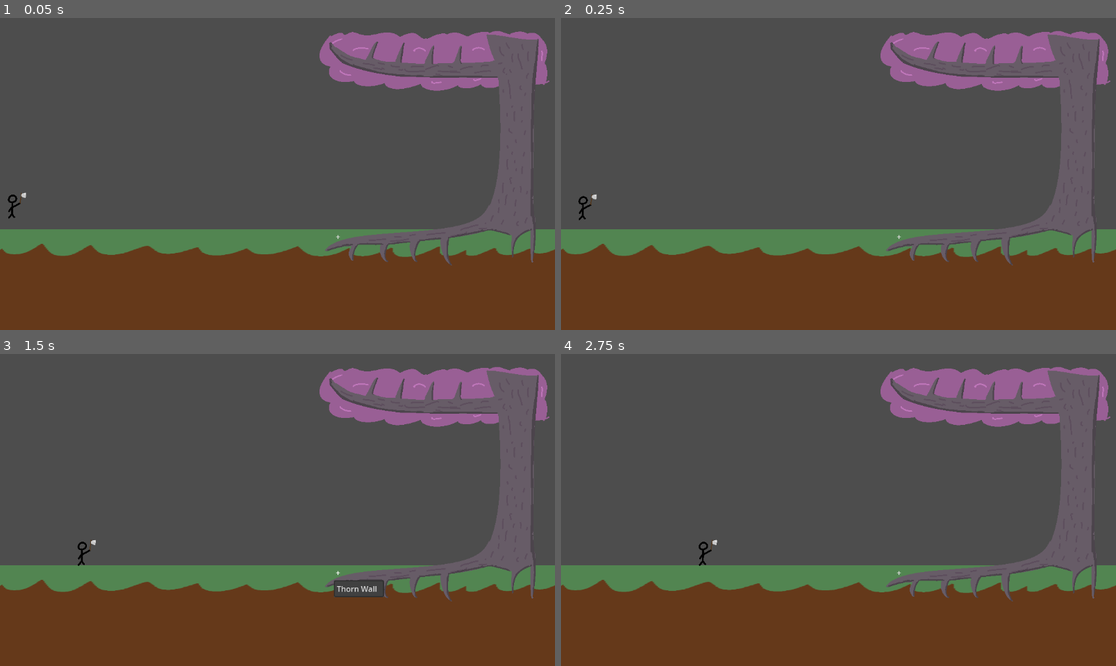
Above: before the commit, frames 1-4 (two rows, left to right).
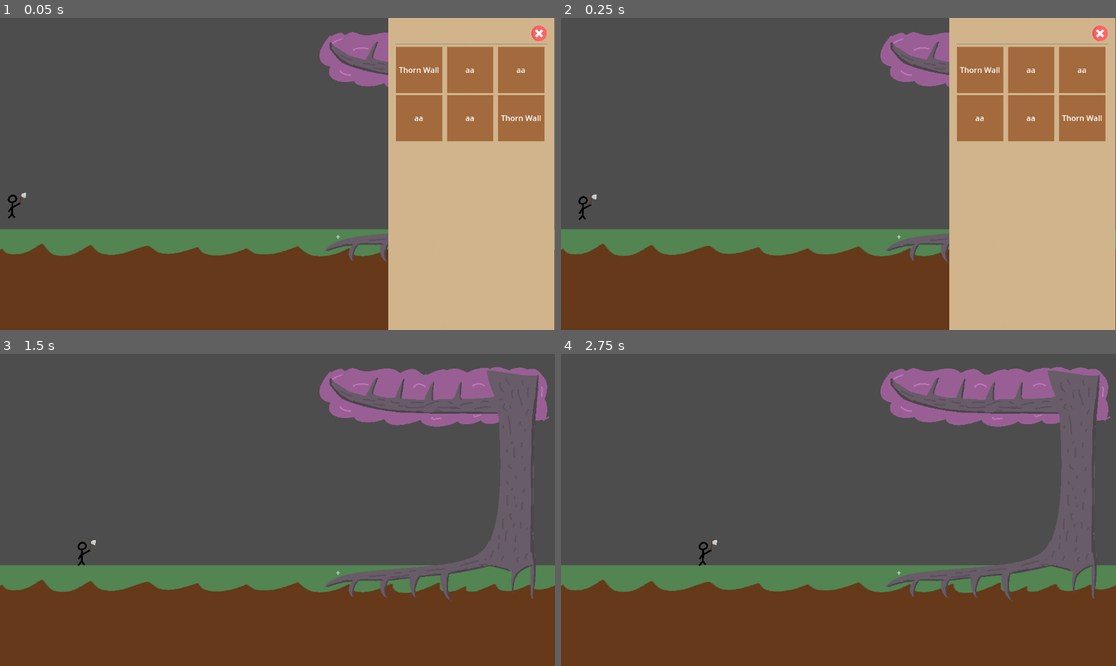
Above: after the commit, the same moments.

Repository: theghastlytuna/Broot_Force
Game: Godot game, scene res://Scenes/Overworld.tscn
Same seed, same stepped clock (60 frames per second), same inputs: the game is played once before the commit and once after it. This scene is started directly instead of the project's main scene. The engine's default icon, where the game draws it, is replaced by a stand-in: a white triangle on a blue panel in a dark square.
Inputs (mouse positions are in pixels of both pictures, inside the frame that each line leads up to):
- Up to frame 1 (0.05 s): no input
- Up to frame 2 (0.25 s): no input
- Up to frame 3 (1.5 s): click (538, 369) at 0.52 s; click "+" at 1.25 s
- Up to frame 4 (2.75 s): move the mouse to (960, 494) at 2.02 s; hold Right (ui_right) from 2.03 s (still down); click (960, 494) at 2.17 s

The runs differ from the first frame. In frame 1, 30% of the frame differs, in the area x 69-100%, y 0-100%; in frame 2, 30%; in frame 3, 0.5%; in frame 4, nothing differs.

Commit message:
Basic Tower UI

Diff:
--- /dev/null
+++ b/Menus/TowerPlacementMenu.gd
@@ -0,0 +1,26 @@
+extends Control
+
+@export var menu_size = 0.3
+@export var lerp_speed = 0.2
+
+var _open_menu = true
+var _left_anchor = Vector2(1-menu_size,1) #0.7 anchor, right to left
+var _right_anchor = Vector2(1+menu_size,1)
+var _target_anchor = _left_anchor #open menu anchor
+
+func _ready():
+	pass
+
+func _process(delta):
+	anchor_left = lerp(anchor_left, _target_anchor.x, lerp_speed)
+	anchor_right = lerp(anchor_right, _target_anchor.y, lerp_speed)
+	print(_target_anchor)
+	pass
+
+func _on_texture_button_pressed():
+	if !_open_menu:
+		_target_anchor = _left_anchor
+	else:
+		_target_anchor = _right_anchor
+	_open_menu = !_open_menu
+	pass # Replace with function body.
--- /dev/null
+++ b/Menus/TowerPlacementMenu.tscn
@@ -0,0 +1,168 @@
+[gd_scene load_steps=5 format=3 uid="uid://rwpvibko6u3y"]
+
+[ext_resource type="Script" path="res://Menus/TowerPlacementMenu.gd" id="1_0piyh"]
+[ext_resource type="Texture2D" uid="uid://du3ypt3m6quyy" path="res://Art Assets/Textures/LightBrown.png" id="1_oipyq"]
+[ext_resource type="Texture2D" uid="uid://fi2rpaj6nplo" path="res://Art Assets/Textures/DarkBrown.png" id="2_547bd"]
+[ext_resource type="Texture2D" uid="uid://bn61fvr3hbar7" path="res://Art Assets/Textures/cancel.png" id="3_1s5us"]
+
+[node name="TowerPlacementMenu" type="Control"]
+layout_mode = 3
+anchor_left = 0.7
+anchor_right = 1.0
+anchor_bottom = 1.0
+grow_horizontal = 0
+grow_vertical = 2
+size_flags_horizontal = 8
+script = ExtResource("1_0piyh")
+
+[node name="NinePatchRect" type="NinePatchRect" parent="."]
+layout_mode = 2
+offset_right = 345.0
+offset_bottom = 648.0
+size_flags_vertical = 3
+texture = ExtResource("1_oipyq")
+
+[node name="VBoxContainer" type="VBoxContainer" parent="NinePatchRect"]
+layout_mode = 1
+anchors_preset = 15
+anchor_right = 1.0
+anchor_bottom = 1.0
+grow_horizontal = 2
+grow_vertical = 2
+
+[node name="MarginContainer" type="MarginContainer" parent="NinePatchRect/VBoxContainer"]
+layout_mode = 2
+theme_override_constants/margin_left = 16
+theme_override_constants/margin_top = 16
+theme_override_constants/margin_right = 16
+theme_override_constants/margin_bottom = 16
+
+[node name="NinePatchRect" type="NinePatchRect" parent="NinePatchRect/VBoxContainer/MarginContainer"]
+layout_mode = 2
+
+[node name="VBoxContainer" type="VBoxContainer" parent="NinePatchRect/VBoxContainer/MarginContainer/NinePatchRect"]
+layout_mode = 2
+offset_right = 313.0
+offset_bottom = 616.0
+
+[node name="TextureButton" type="TextureButton" parent="NinePatchRect/VBoxContainer/MarginContainer/NinePatchRect/VBoxContainer"]
+custom_minimum_size = Vector2(32, 32)
+layout_mode = 2
+size_flags_horizontal = 8
+texture_normal = ExtResource("3_1s5us")
+texture_pressed = ExtResource("3_1s5us")
+texture_hover = ExtResource("3_1s5us")
+ignore_texture_size = true
+stretch_mode = 4
+
+[node name="HSeparator" type="HSeparator" parent="NinePatchRect/VBoxContainer/MarginContainer/NinePatchRect/VBoxContainer"]
+layout_mode = 2
+
+[node name="Control" type="GridContainer" parent="NinePatchRect/VBoxContainer/MarginContainer/NinePatchRect/VBoxContainer"]
+layout_mode = 2
+size_flags_vertical = 3
+theme_override_constants/h_separation = 10
+columns = 3
+
+[node name="TextureRect" type="TextureRect" parent="NinePatchRect/VBoxContainer/MarginContainer/NinePatchRect/VBoxContainer/Control"]
+custom_minimum_size = Vector2(96, 96)
+layout_mode = 2
+texture = ExtResource("2_547bd")
+
+[node name="Label" type="Label" parent="NinePatchRect/VBoxContainer/MarginContainer/NinePatchRect/VBoxContainer/Control/TextureRect"]
+layout_mode = 1
+anchors_preset = 15
+anchor_right = 1.0
+anchor_bottom = 1.0
+grow_horizontal = 2
+grow_vertical = 2
+text = "THORN_WALL"
+horizontal_alignment = 1
+vertical_alignment = 1
+autowrap_mode = 1
+
+[node name="TextureRect2" type="TextureRect" parent="NinePatchRect/VBoxContainer/MarginContainer/NinePatchRect/VBoxContainer/Control"]
+custom_minimum_size = Vector2(96, 96)
+layout_mode = 2
+texture = ExtResource("2_547bd")
+
+[node name="Label" type="Label" parent="NinePatchRect/VBoxContainer/MarginContainer/NinePatchRect/VBoxContainer/Control/TextureRect2"]
+layout_mode = 1
+anchors_preset = 15
+anchor_right = 1.0
+anchor_bottom = 1.0
+grow_horizontal = 2
+grow_vertical = 2
+text = "aa"
+horizontal_alignment = 1
+vertical_alignment = 1
+
+[node name="TextureRect3" type="TextureRect" parent="NinePatchRect/VBoxContainer/MarginContainer/NinePatchRect/VBoxContainer/Control"]
+custom_minimum_size = Vector2(96, 96)
+layout_mode = 2
+texture = ExtResource("2_547bd")
+
+[node name="Label" type="Label" parent="NinePatchRect/VBoxContainer/MarginContainer/NinePatchRect/VBoxContainer/Control/TextureRect3"]
+layout_mode = 1
+anchors_preset = 15
+anchor_right = 1.0
+anchor_bottom = 1.0
+grow_horizontal = 2
+grow_vertical = 2
+text = "aa"
+horizontal_alignment = 1
+vertical_alignment = 1
+
+[node name="TextureRect4" type="TextureRect" parent="NinePatchRect/VBoxContainer/MarginContainer/NinePatchRect/VBoxContainer/Control"]
+custom_minimum_size = Vector2(96, 96)
+layout_mode = 2
+texture = ExtResource("2_547bd")
+
+[node name="Label" type="Label" parent="NinePatchRect/VBoxContainer/MarginContainer/NinePatchRect/VBoxContainer/Control/TextureRect4"]
+layout_mode = 1
+anchors_preset = 15
+anchor_right = 1.0
+anchor_bottom = 1.0
+grow_horizontal = 2
+grow_vertical = 2
+text = "aa"
+horizontal_alignment = 1
+vertical_alignment = 1
+
+[node name="TextureRect5" type="TextureRect" parent="NinePatchRect/VBoxContainer/MarginContainer/NinePatchRect/VBoxContainer/Control"]
+custom_minimum_size = Vector2(96, 96)
+layout_mode = 2
+texture = ExtResource("2_547bd")
+
+[node name="Label" type="Label" parent="NinePatchRect/VBoxContainer/MarginContainer/NinePatchRect/VBoxContainer/Control/TextureRect5"]
+layout_mode = 1
+anchors_preset = 15
+anchor_right = 1.0
+anchor_bottom = 1.0
+grow_horizontal = 2
+grow_vertical = 2
+text = "aa"
+horizontal_alignment = 1
+vertical_alignment = 1
+
+[node name="TextureButton" type="TextureButton" parent="NinePatchRect/VBoxContainer/MarginContainer/NinePatchRect/VBoxContainer/Control"]
+custom_minimum_size = Vector2(96, 96)
+layout_mode = 2
+texture_normal = ExtResource("2_547bd")
+texture_pressed = ExtResource("2_547bd")
+texture_hover = ExtResource("2_547bd")
+stretch_mode = 0
+
+[node name="Label" type="Label" parent="NinePatchRect/VBoxContainer/MarginContainer/NinePatchRect/VBoxContainer/Control/TextureButton"]
+layout_mode = 1
+anchors_preset = 15
+anchor_right = 1.0
+anchor_bottom = 1.0
+grow_horizontal = 2
+grow_vertical = 2
+text = "THORN_WALL"
+horizontal_alignment = 1
+vertical_alignment = 1
+autowrap_mode = 1
+
+[connection signal="pressed" from="NinePatchRect/VBoxContainer/MarginContainer/NinePatchRect/VBoxContainer/TextureButton" to="." method="_on_texture_button_pressed"]
--- a/Scenes/Overworld.tscn
+++ b/Scenes/Overworld.tscn
@@ -1,7 +1,8 @@
-[gd_scene load_steps=21 format=3 uid="uid://dq4jcfh8ylt5e"]
+[gd_scene load_steps=22 format=3 uid="uid://dq4jcfh8ylt5e"]
 
 [ext_resource type="Texture2D" uid="uid://73qddd2nftm7" path="res://Art Assets/Textures/Temporary/ground.png" id="1_0ador"]
 [ext_resource type="Texture2D" uid="uid://6mm3q3gblhrr" path="res://icon.svg" id="1_ax81e"]
+[ext_resource type="PackedScene" uid="uid://rwpvibko6u3y" path="res://Menus/TowerPlacementMenu.tscn" id="1_prufx"]
 [ext_resource type="Texture2D" uid="uid://fxxowst01k33" path="res://Art Assets/Textures/Temporary/tree.png" id="2_1btjc"]
 [ext_resource type="Script" path="res://Scenes/TestPlayerUnit.gd" id="3_7m2uc"]
 [ext_resource type="PackedScene" uid="uid://b2t15f7ju4x0g" path="res://Scenes/thorn_wall.tscn" id="7_0yv7s"]
@@ -168,6 +169,20 @@
 [node name="CollisionShape2D" type="CollisionShape2D" parent="AxeHuman"]
 shape = SubResource("RectangleShape2D_fs4w2")
 
+[node name="Control" type="Control" parent="."]
+layout_mode = 3
+anchors_preset = 15
+anchor_right = 1.0
+anchor_bottom = 1.0
+offset_right = 1152.0
+offset_bottom = 648.0
+grow_horizontal = 2
+grow_vertical = 2
+
+[node name="TowerPlacementMenu" parent="Control" instance=ExtResource("1_prufx")]
+layout_mode = 1
+grow_horizontal = 2
+
 [connection signal="StartedAttacking" from="AxeHuman/AxeAttack" to="AxeHuman/Move" method="_on_attack_started_attacking"]
 [connection signal="StartedAttacking" from="AxeHuman/AxeAttack" to="AxeHuman/Human/Axe/AnimationPlayer" method="playAnimation"]
 [connection signal="StoppedAttacking" from="AxeHuman/AxeAttack" to="AxeHuman/Move" method="_on_attack_stopped_attacking"]
--- a/project.godot
+++ b/project.godot
@@ -22,7 +22,7 @@
 
 [editor_plugins]
 
-enabled=PackedStringArray("res://addons/localization_editor/plugin.cfg")
+enabled=PackedStringArray()
 
 [internationalization]
 
Binary file added: Art Assets/Textures/DarkBrown.png
Not shown, added: Art Assets/Textures/DarkBrown.png.import
Binary file added: Art Assets/Textures/LightBrown.png
Not shown, added: Art Assets/Textures/LightBrown.png.import
Binary file added: Art Assets/Textures/cancel.png
Not shown, added: Art Assets/Textures/cancel.png.import
Binary file changed: localization/localizations.en.translation
